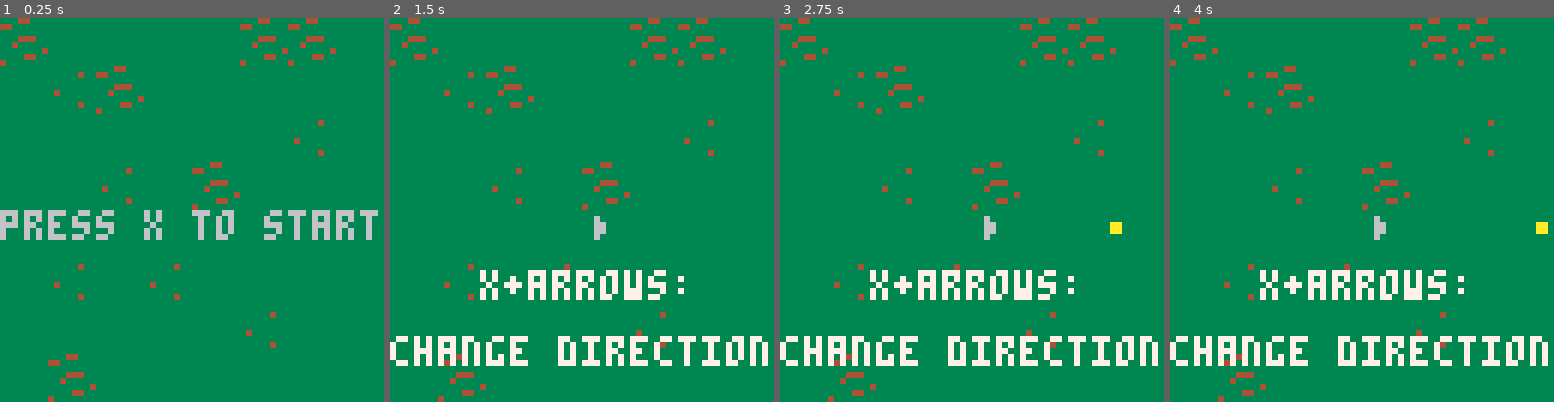
Above: before the commit, frames 1-4 (left to right).
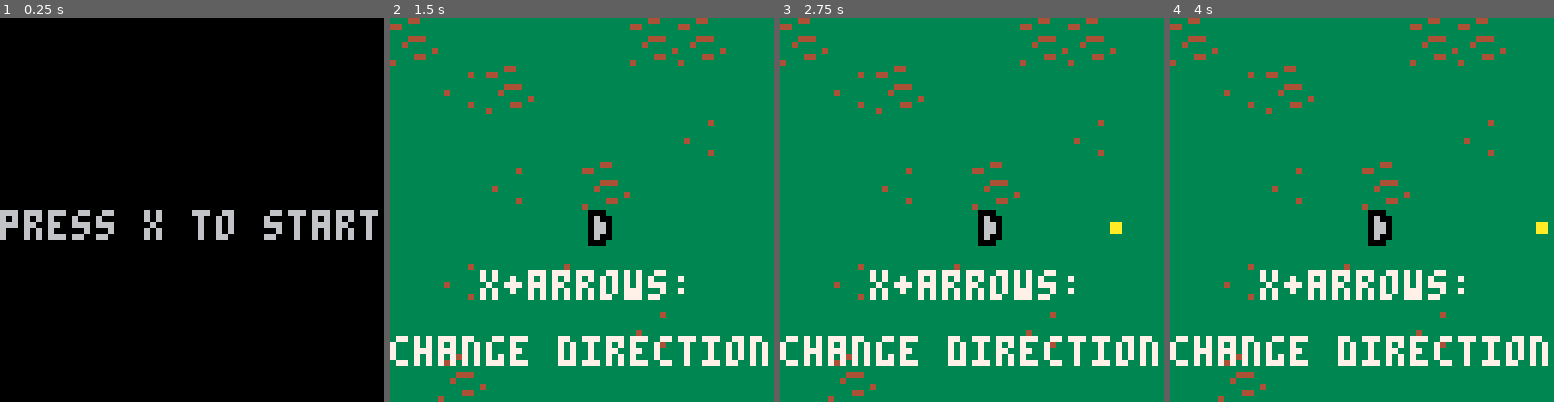
Above: after the commit, the same moments.

Repository: matheusmortatti/LOWREZJAM2020
Game: PICO-8 cartridge template.p8
Two runs of this game, one before a commit and one after it. Both use one fixed random seed, a clock stepped at 60 frames per second and the inputs below.
Inputs:
- Up to frame 1 (0.25 s): no input
- Up to frame 2 (1.5 s): tap X (X key) at 0.33, 1.07 s; tap O (Z key) at 0.7 s
- Up to frame 3 (2.75 s): hold Right 1.6-2.1 s; tap O (Z key) at 1.7, 2.1, 2.5 s; tap X (X key) at 1.85 s; hold Up 2.15-2.42 s; hold Right from 2.47 s (still down)
- Up to frame 4 (4 s): tap O (Z key) at 2.9, 3.3, 3.7 s; tap X (X key) at 2.97 s; release Right at 3.03 s; hold Left 3.08-3.58 s; hold Down 3.63-3.97 s

The runs differ from the first frame. In frame 1, 97% of the frame differs, in the area x 0-100%, y 0-100%; in frame 2, 0.4%; in frame 3, 0.4%; in frame 4, 0.4%.

Commit message:
dead screen and outline

Diff:
--- a/template.p8
+++ b/template.p8
@@ -635,13 +635,13 @@
 	r_entities = {}
 end
 
-function change_state(new_state)
+function change_state(new_state,...)
     state = new_state
 
     -- Destroy everything
     reset_state()
 
-    state.init()
+    state:init(...)
 end
 
 function _init()
@@ -649,11 +649,11 @@
 end
 
 function _update()
-    state.update()
+    state:update()
 end
 
 function _draw()
-    state.draw()
+    state:draw()
 end
 
 --------------------------------------------------------------------------------------------
@@ -686,7 +686,6 @@
 
 function basestate:draw()
     cls()
-    map(0,0,0,0,8,8)
 
     e_draw_all()
     p_draw_all()
@@ -705,6 +704,37 @@
 end
 
 ------------------------------------
+-- dead state
+------------------------------------
+
+deadstate=basestate:extend({})
+
+function deadstate:init(...)
+	local arg={...}
+	self.wave=arg[1]
+	self.time=arg[2]
+end
+
+function deadstate:update()
+	if btn(5) then run() end
+end
+
+function deadstate:draw()
+	cls()
+
+	local survived="waves: " .. tostr(self.wave)
+	local timeplayed="time played: " .. tostr(self.time/30) .. "s"
+	print(
+		survived,
+		(64-#survived*4)/2,28,7
+		)
+	print(
+		timeplayed,
+		(64-#timeplayed*4)/2,34,7
+		)
+end
+
+------------------------------------
 -- game State
 ------------------------------------
 
@@ -717,9 +747,15 @@
     e_add(p)
 
     s=spawner{player=p}
+    p.spawner=s
+
 				e_add(s)
 
 				e_add(tutorial{player=p,spawner=s})
+end
+
+function gamestate:render()
+	map(0,0,0,0,8,8)
 end
 
 -------------------------------
@@ -769,7 +805,7 @@
 end
 
 function menu:render()
-		map(0,0,0,0,8,8)
+		map(8,8,0,0,8,8)
 		print("press x to start", 0, screen_size/2)
 end
 
@@ -1233,7 +1269,7 @@
 
     if not valid and not self.done then
       self.done=true
-      invoke(function()run() end,30,self)
+      invoke(function() change_state(deadstate, self.spawner.wave,self.spawner.t) end,30,self)
       explode(
         self.pos.x, self.pos.y,
         self.hitbox.xr-self.hitbox.xl,
@@ -1868,14 +1904,14 @@
 
 
 __gfx__
-00000000000000001111111100000000000000000000000000000000000000000000000000000000000000000000000000000000111111111111111185551111
-000000000066660011111111000aa0000888888000000000006666000666666000000000000000000007700000bbbb00000cc0001111111118551111855ccc11
-00700700060000601185511100a99a00088888800066660006666660066666600000000000066000007667000b0bb0b000cbbc001116111111cccc1111c66675
-0007700006c00c60111666110a9999a0080880800006600006066060060660600006600000666600076666700b0bb0b00cbbbbc01116611118566751855bb675
-0007700006000060111666110a9999a00a8008a00060060006600660066006600006600000666600076666700ab00ba00cbbbbc01116611118566751855bb675
-00700700060cc0601185511100a99a00088888800066660006666660066666600000000000066000007667000bbbbbb000cbbc001116111111cccc1111c66675
-000000000066660011111111000aa0000888888000000000006666000666666000000000000000000007700000bbbb00000cc0001111111118551111855ccc11
-00000000000000001111111100000000000000000000000000000000000000000000000000000000000000000000000000000000111111111111111185551111
+00000000000000001111111100000000000000000000000000000000000000000000000000000000000000000000000000000000111111110000011185551111
+000000000066660010000011000aa0000888888000000000006666000666666000000000000000000007700000bbbb00000cc0001100011108550001855ccc11
+00700700060000601085500100a99a00088888800066660006666660066666600000000000066000007667000b0bb0b000cbbc001106001100cccc0011c66675
+0007700006c00c60100666010a9999a0080880800006600006066060060660600006600000666600076666700b0bb0b00cbbbbc01106601108566750855bb675
+0007700006000060100666010a9999a00a8008a00060060006600660066006600006600000666600076666700ab00ba00cbbbbc01106601108566750855bb675
+00700700060cc0601085500100a99a00088888800066660006666660066666600000000000066000007667000bbbbbb000cbbc001106001100cccc0011c66675
+000000000066660010000011000aa0000888888000000000006666000666666000000000000000000007700000bbbb00000cc0001100011108550001855ccc11
+00000000000000001111111100000000000000000000000000000000000000000000000000000000000000000000000000000000111111110000011185551111
 11111111111111111111111111111111111aa1111111111111111111000000001777711111111111111111111111111100000000000000000000000000000000
 1111111111111111111111111111111111a99a11111111aaaa111111000000007777771117777111111111111777711100000000000000000000000000000000
 111111111111111111111111111aa1111a9999a111111aaaaaa11111000000007070771177777711177771117777771100000000000000000000000000000000
